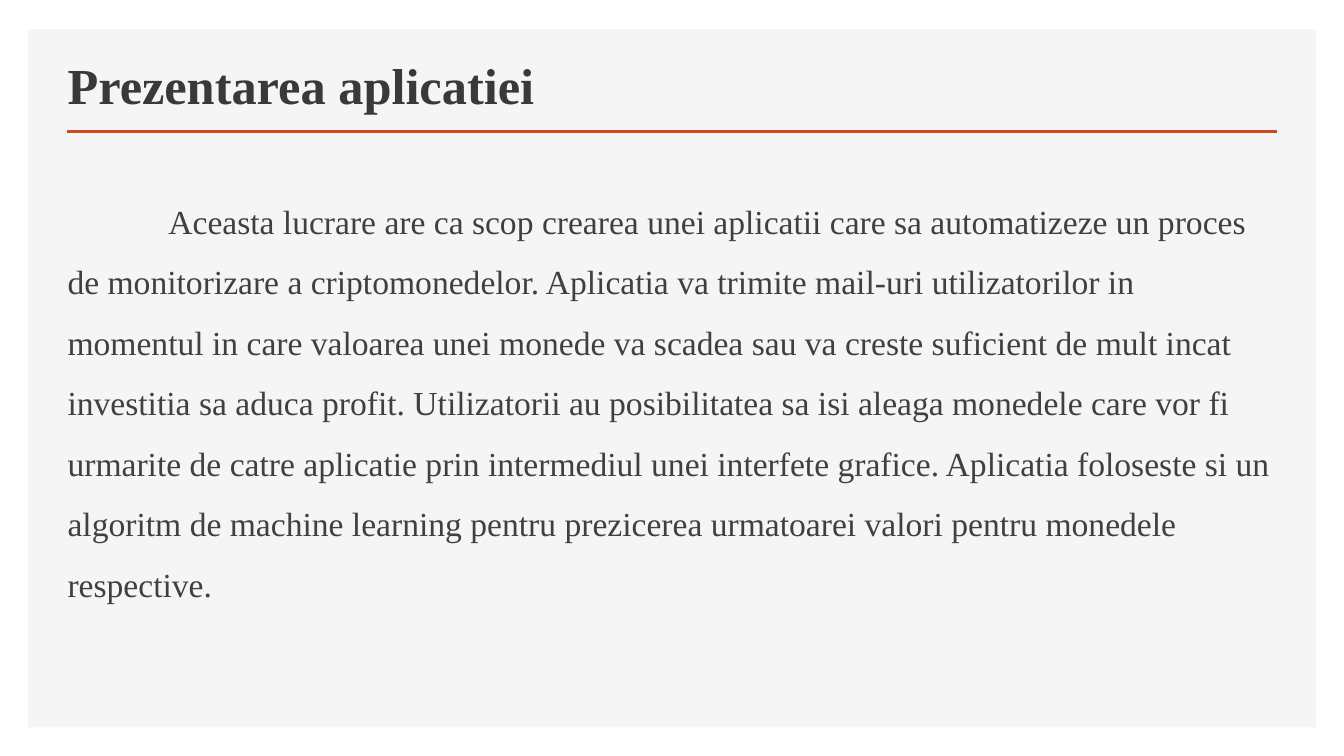
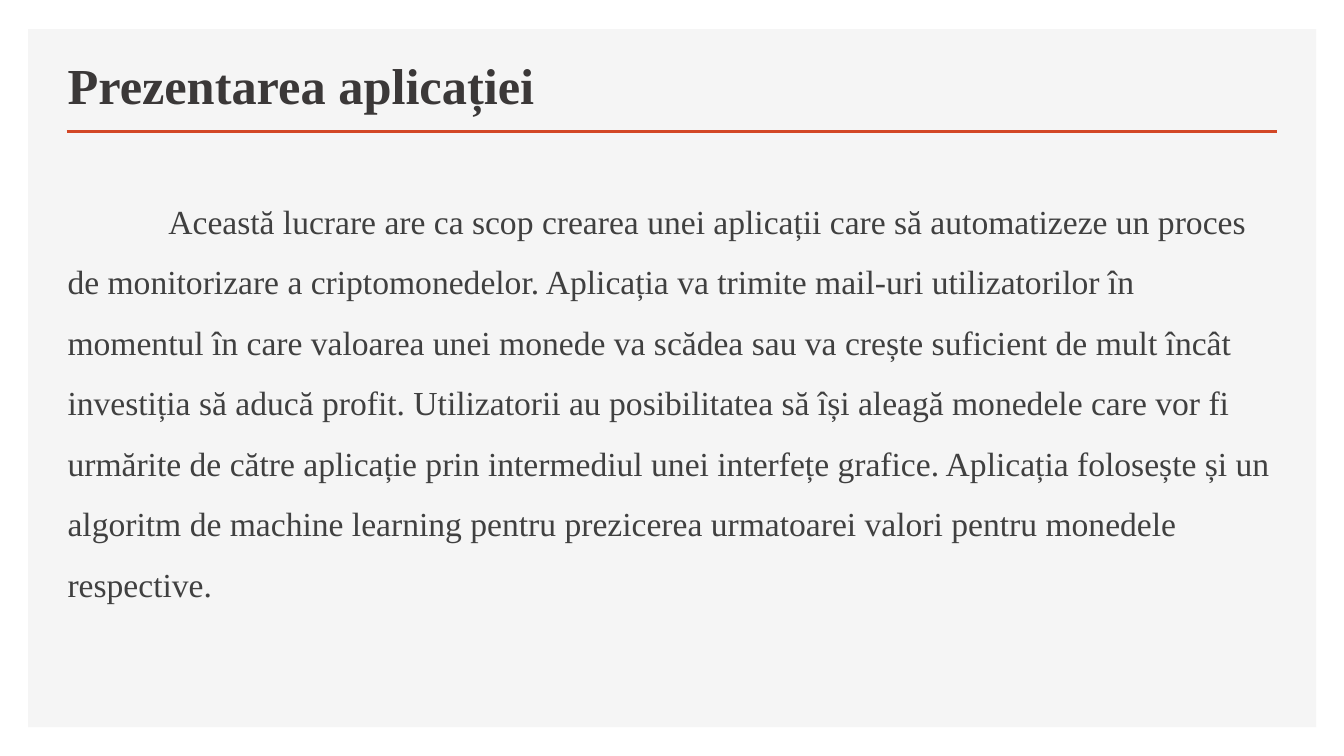
Before and after one commit to ApuscasiteiSilviu/CryptoManagementLicenta, a slide deck: slide 6 of Licenta2020ApuscasiteiSilviuAlexandru/Prezentare_Licenta_CryptoManagement (1).pptx (slide 5 before the commit). Drawn at 1344x756 pixels with LibreOffice and Linux fonts; fonts in the diff are those of the drawing. Boxes give left, top, right and bottom in pixels: in the first picture for what was removed or moved away, otherwise in the second. Text is boxed around its words. In the diff, an @@ line names an element or a change of style, - is before the commit and + after.

Commit message:
Update presentation

```diff
--- a/Licenta2020ApuscasiteiSilviuAlexandru/Prezentare_Licenta_CryptoManagement (1).pptx
+++ b/Licenta2020ApuscasiteiSilviuAlexandru/Prezentare_Licenta_CryptoManagement (1).pptx
@@ title at (68, 69, 534, 115): text changed @@
-Prezentarea aplicatiei
+Prezentarea aplicației
@@ text at (68, 210, 1270, 603): text changed @@
-Aceasta lucrare are ca scop crearea unei aplicatii care sa automatizeze un proces de monitorizare a criptomonedelor. Aplicatia va trimite mail-uri utilizatorilor in momentul in care valoarea unei monede va scadea sau va creste suficient de mult incat investitia sa aduca profit. Utilizatorii au posibilitatea sa isi aleaga monedele care vor fi urmarite de catre aplicatie prin intermediul unei interfete grafice. Aplicatia foloseste si un algoritm de machine learning pentru prezicerea urmatoarei valori pentru monedele respective.
+Această lucrare are ca scop crearea unei aplicații care să automatizeze un proces de monitorizare a criptomonedelor. Aplicația va trimite mail-uri utilizatorilor în momentul în care valoarea unei monede va scădea sau va crește suficient de mult încât investiția să aducă profit. Utilizatorii au posibilitatea să își aleagă monedele care vor fi urmărite de către aplicație prin intermediul unei interfețe grafice. Aplicația folosește și un algoritm de machine learning pentru prezicerea urmatoarei valori pentru monedele respective.
```
Also in this commit, not shown: 8 other slides changed, 2 slides added, 1 slide removed.
